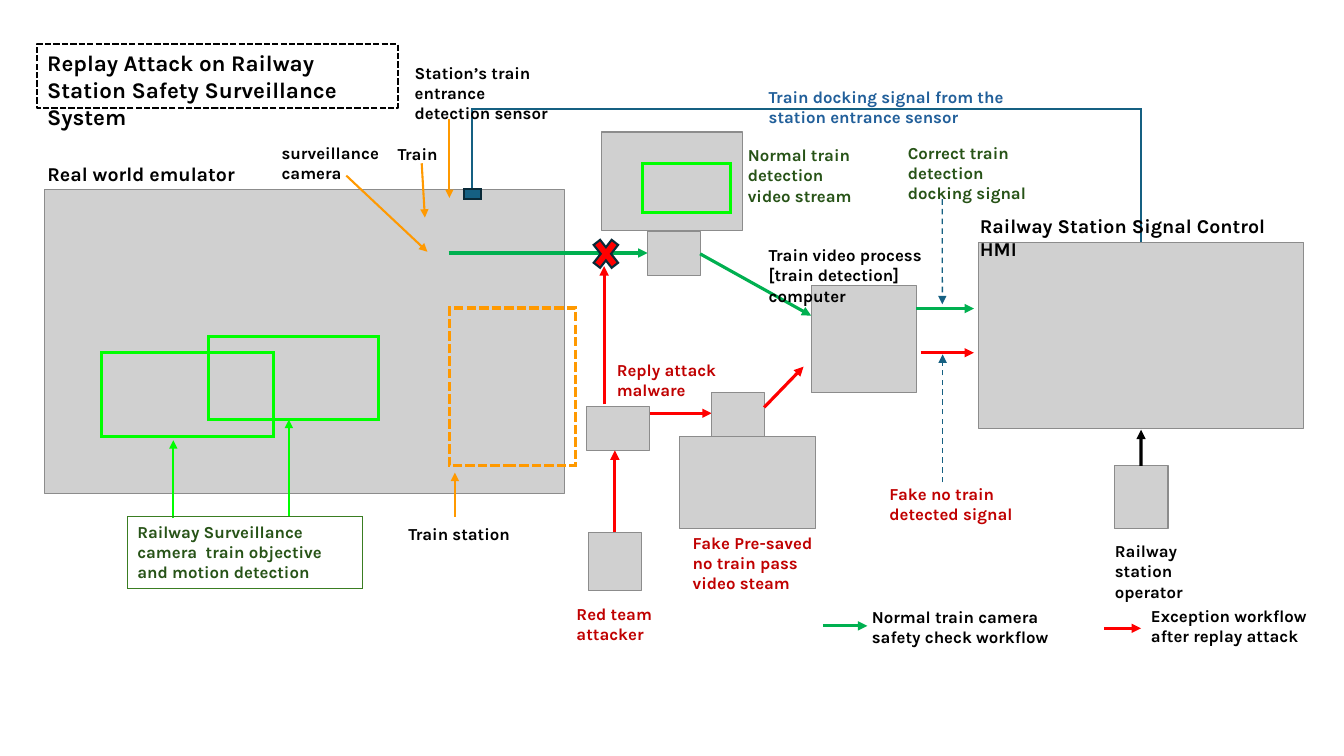
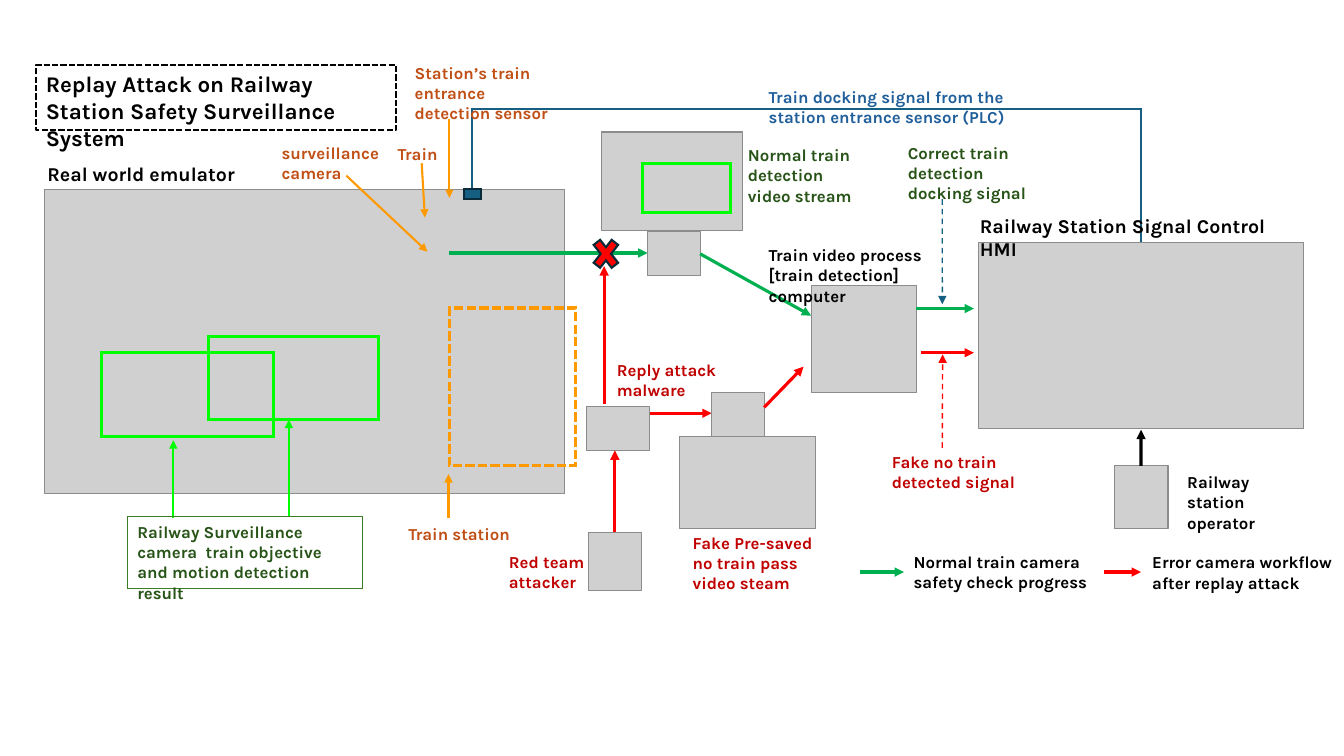
Before and after one commit to LiuYuancheng/Camera_Firmware_Attestation, a slide deck: slide 1 of doc/designDoc.pptx. Drawn at 1344x756 pixels with LibreOffice and Linux fonts; fonts in the diff are those of the drawing; grey boxes stand for pictures. Boxes give left, top, right and bottom in pixels: in the first picture for what was removed or moved away, otherwise in the second. Text is boxed around its words. In the diff, an @@ line names an element or a change of style, - is before the commit and + after.

```diff
--- a/doc/designDoc.pptx
+++ b/doc/designDoc.pptx
@@ rectangle "Replay Attack on Railway Station ...": place and size @@
-rectangle "Replay Attack on Railway Station ..." at (37, 44, 398, 109)
+rectangle "Replay Attack on Railway Station ..." at (36, 66, 397, 130)
@@ text at (769, 91, 1004, 125): text changed @@
-Train docking signal from the station entrance sensor
+Train docking signal from the station entrance sensor (PLC)
@@ arrow moved from (943, 483) - (943, 355) to (943, 448) - (943, 355) @@
@@ arrow (943, 448) - (943, 355): stroke #156082 1 pt dashed to #FF0000 1 pt dashed @@
@@ text "Fake no train detected signal": place and size @@
-text "Fake no train detected signal" at (889, 488, 1012, 525)
+text "Fake no train detected signal" at (892, 456, 1014, 493)
@@ arrow moved from (455, 517) - (455, 473) to (449, 518) - (449, 474) @@
@@ text "Railway station operator": place and size @@
-text "Railway station operator" at (1115, 545, 1183, 602)
+text "Railway station operator" at (1187, 476, 1255, 533)
@@ text in rectangle at (137, 526, 322, 600): text changed @@
-Railway Surveillance camera train objective and motion detection
+Railway Surveillance camera train objective and motion detection result
@@ text colour #000000 to #C04F15 in 4 elements at (282, 147, 379, 180), (398, 148, 438, 165), (415, 67, 548, 124), (408, 528, 509, 541) @@
@@ text "Red team attacker": place and size @@
-text "Red team attacker" at (576, 608, 652, 641)
+text "Red team attacker" at (509, 556, 584, 589)
@@ text at (914, 556, 1087, 593): text changed @@
-Normal train camera safety check workflow
+Normal train camera safety check progress
@@ text at (1152, 556, 1332, 594): text changed @@
-Exception workflow after replay attack
+Error camera workflow after replay attack
@@ arrow moved from (823, 626) - (868, 626) to (860, 573) - (904, 573) @@
@@ arrow moved from (1104, 628) - (1141, 628) to (1104, 573) - (1141, 573) @@
```
Also in this commit, not shown: 2 other files.
